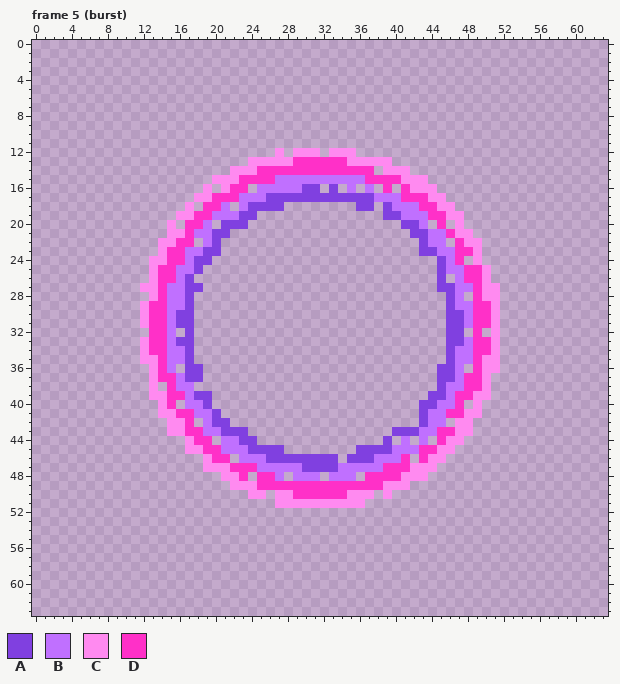
Pixel-art file, stored at projects/007_survivors/art/fx_nova.aseprite. The picture above was drawn from the file before the commit.
64x64 pixels, 8 frames. Shown: frame 5 (burst). The commit also changed other frames, which this record leaves out.
Palette (. is transparent): A #8040e0  B #c070ff  C #ff8af0  D #ff30c8
Pixels before, frame 5 (burst) (only the part around the change), first column x 0:
 0 ................................................................
 1 ................................................................
 2 ................................................................
 3 ................................................................
 4 ................................................................
 5 ................................................................
 6 ................................................................
 7 ................................................................
 8 ................................................................
 9 ................................................................
10 ................................................................
11 ................................................................
12 ...........................C.CCC.CCC............................
13 ........................CCCCCDDDDDDCCCCC........................
14 ......................CCCDDDDDDDDDDDDD.CCC......................
15 ....................CCCDDDDBBBBBBBBBBDDDDCCC....................
16 ...................C.CDD.BBBBBAA.A.B.B.D.DCCC...................
17 ..................CCDDDBBBAAAAAAAAAAAABBBDDDCC..................
18 .................C.DDB.BAAAA........AA.ABBBDDCC.................
19 ................CCDDBBBAA..............AABBBDDCC................
20 ...............C.DDB.AAA.................AAB.D.C................
21 ...............CCDBBAA....................AABBDCC...............
22 ..............CCDD.BA......................ABB.DCC..............
23 ..............CDDBBAA......................AABBDDC..............
24 .............CCDDBAA.........................ABD.C..............
25 .............CDDBBA..........................ABBDDC.............
26 .............CDDBA...........................A.BDDC.............
27 ............CCDBBAA..........................AABBDCC............
28 .............CDBBA............................AB.DCC............
29 ............CDDBBA............................ABBDDC............
30 ............CDDBAA............................AABDDC............
31 ............CDDBAA............................AABDDC............
32 .............DDB.A............................AA.D.C............
33 ............CDDBAA............................AABDDC............
34 ............CDDBBA............................ABBDDC............
35 ............CCDBBA............................ABBDCC............
36 .............CDB.AA..........................AAB.DCC............
37 .............CDDBAA..........................AABDDC.............
38 .............C.DBB...........................ABBDDC.............
39 .............CCDDBAA........................AABDDCC.............
40 ..............CD.BBA.......................AABBD.C..............
41 ..............CCDDBBA......................ABBDDCC..............
42 ...............CCD.BAA.....................ABB.CC...............
43 ...............CCDDBBAAA................AAABBDDCC...............
44 .................CDD.BBAA..............A.B.B.DCC................
45 .................CCDDBBBAAAA........AAAABBBDDCC.................
46 ...................CDD.BBBAAAAAAAA.AAABBBD.DCC..................
47 ...................CCCDDDBBBBBAAAABBBBBDDDCCC...................
48 .....................CCD.DDB.BBB.BBB.DDDDCCC....................
49 ......................CCCDDDDDDDDDDDDDDCCC......................
50 ........................CC.CCDDDDDDCCC.C........................
51 ...........................CCCCCCCCCC...........................
52 ................................................................
53 ................................................................
54 ................................................................
55 ................................................................
56 ................................................................
57 ................................................................
58 ................................................................
59 ................................................................
60 ................................................................
61 ................................................................
62 ................................................................
Once edited:
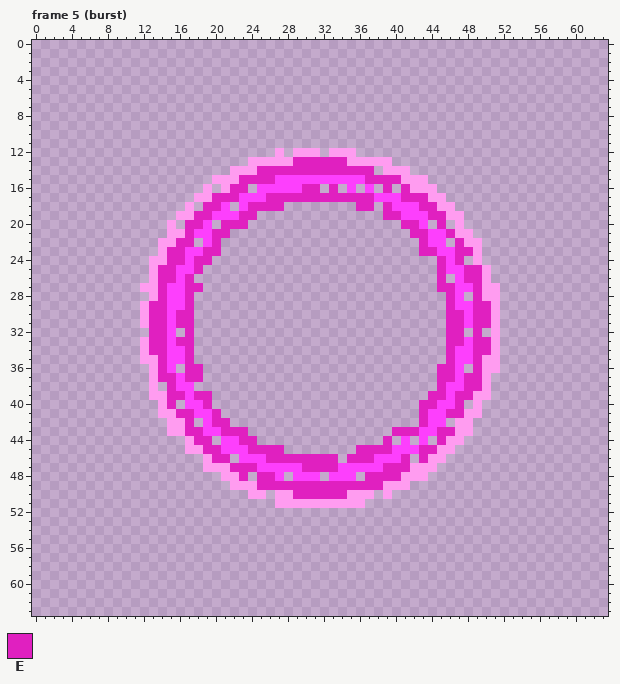
Colours new in this view: E #e020c0
From old to new:
colour B: #c070ff -> #fd3ffd
colour C: #ff8af0 -> #ff9cf0
Frame 5 (burst):
y 13: x 29..34 DDDDDD -> EEEEEE
y 14: x 25..37 DDDDDDDDDDDDD -> EEEEEEEEEEEEE
y 15: x 23..26 DDDD -> EEEE; x 37..40 DDDD -> EEEE
y 16: x 22..23 DD -> EE; x 30..31 AA -> EE; x 33 A -> E; x 39 D -> E; x 41 D -> E
y 17: x 20..22 DDD -> EEE; x 26..37 AAAAAAAAAAAA -> EEEEEEEEEEEE; x 41..43 DDD -> EEE
y 18: x 19..20 DD -> EE; x 24..27 AAAA -> EEEE; x 36..37 AA -> EE; x 39 A -> E; x 43..44 DD -> EE
y 19: x 18..19 DD -> EE; x 23..24 AA -> EE; x 39..40 AA -> EE; x 44..45 DD -> EE
y 20: x 17..18 DD -> EE; x 21..23 AAA -> EEE; x 41..42 AA -> EE; x 45 D -> E
y 21: x 17 D -> E; x 20..21 AA -> EE; x 42..43 AA -> EE; x 46 D -> E
y 22: x 16..17 DD -> EE; x 20 A -> E; x 43 A -> E; x 47 D -> E
y 23: x 15..16 DD -> EE; x 19..20 AA -> EE; x 43..44 AA -> EE; x 47..48 DD -> EE
y 24: x 15..16 DD -> EE; x 18..19 AA -> EE; x 45 A -> E; x 47 D -> E
y 25: x 14..15 DD -> EE; x 18 A -> E; x 45 A -> E; x 48..49 DD -> EE
y 26: x 14..15 DD -> EE; x 17 A -> E; x 45 A -> E; x 48..49 DD -> EE
y 27: x 14 D -> E; x 17..18 AA -> EE; x 45..46 AA -> EE; x 49 D -> E
y 28: x 14 D -> E; x 17 A -> E; x 46 A -> E; x 49 D -> E
y 29: x 13..14 DD -> EE; x 17 A -> E; x 46 A -> E; x 49..50 DD -> EE
y 30..31: x 13..14 DD -> EE; x 16..17 AA -> EE; x 46..47 AA -> EE; x 49..50 DD -> EE
y 32: x 13..14 DD -> EE; x 17 A -> E; x 46..47 AA -> EE; x 49 D -> E
y 33: x 13..14 DD -> EE; x 16..17 AA -> EE; x 46..47 AA -> EE; x 49..50 DD -> EE
y 34: x 13..14 DD -> EE; x 17 A -> E; x 46 A -> E; x 49..50 DD -> EE
y 35: x 14 D -> E; x 17 A -> E; x 46 A -> E; x 49 D -> E
y 36: x 14 D -> E; x 17..18 AA -> EE; x 45..46 AA -> EE; x 49 D -> E
y 37: x 14..15 DD -> EE; x 17..18 AA -> EE; x 45..46 AA -> EE; x 48..49 DD -> EE
y 38: x 15 D -> E; x 45 A -> E; x 48..49 DD -> EE
y 39: x 15..16 DD -> EE; x 18..19 AA -> EE; x 44..45 AA -> EE; x 47..48 DD -> EE
y 40: x 15 D -> E; x 19 A -> E; x 43..44 AA -> EE; x 47 D -> E
y 41: x 16..17 DD -> EE; x 20 A -> E; x 43 A -> E; x 46..47 DD -> EE
y 42: x 17 D -> E; x 20..21 AA -> EE; x 43 A -> E
y 43: x 17..18 DD -> EE; x 21..23 AAA -> EEE; x 40..42 AAA -> EEE; x 45..46 DD -> EE
y 44: x 18..19 DD -> EE; x 23..24 AA -> EE; x 39 A -> E; x 45 D -> E
y 45: x 19..20 DD -> EE; x 24..27 AAAA -> EEEE; x 36..39 AAAA -> EEEE; x 43..44 DD -> EE
y 46: x 20..21 DD -> EE; x 26..33 AAAAAAAA -> EEEEEEEE; x 35..37 AAA -> EEE; x 41 D -> E; x 43 D -> E
y 47: x 22..24 DDD -> EEE; x 30..33 AAAA -> EEEE; x 39..41 DDD -> EEE
y 48: x 23 D -> E; x 25..26 DD -> EE; x 37..40 DDDD -> EEEE
y 49: x 25..38 DDDDDDDDDDDDDD -> EEEEEEEEEEEEEE
y 50: x 29..34 DDDDDD -> EEEEEE
